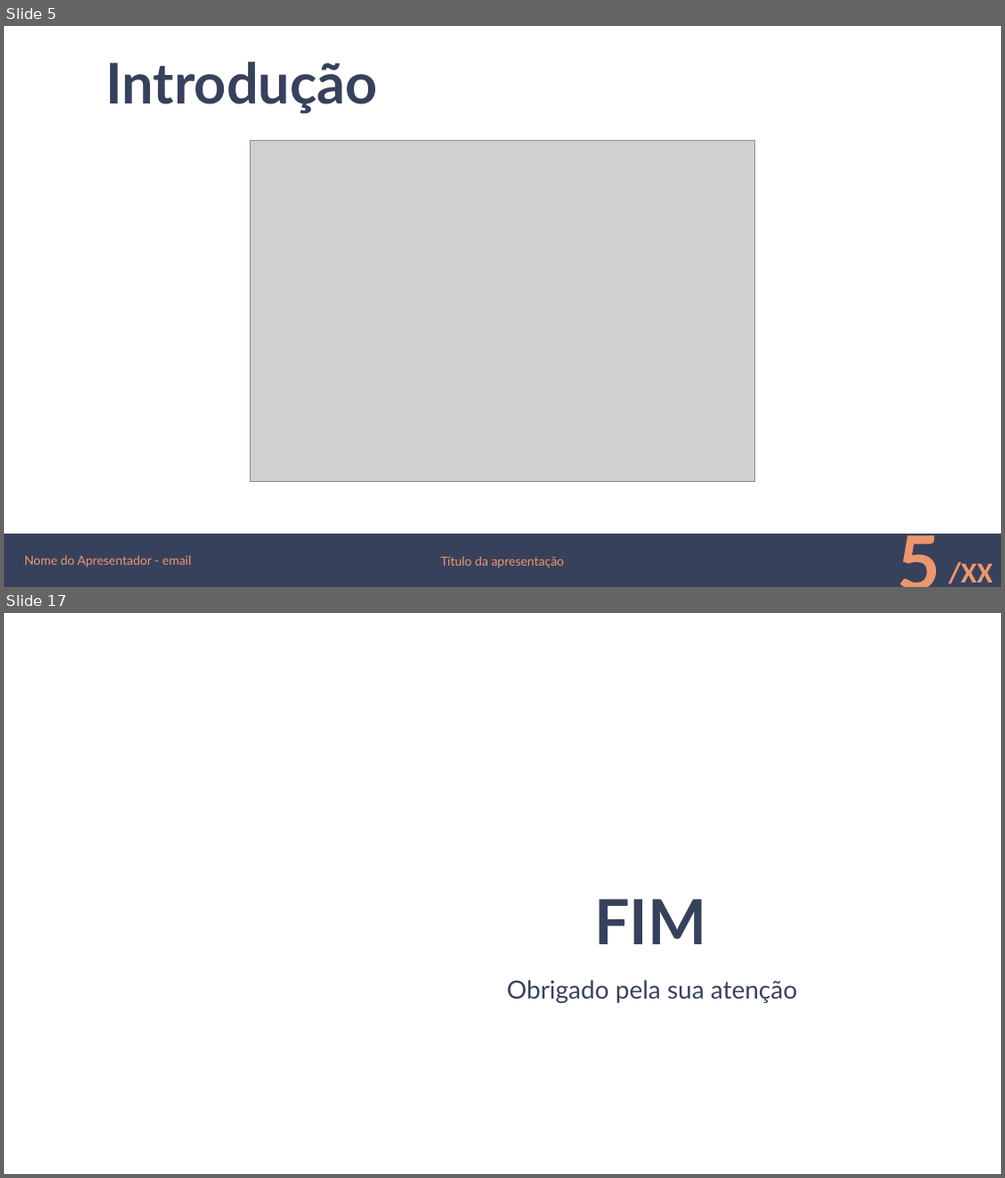
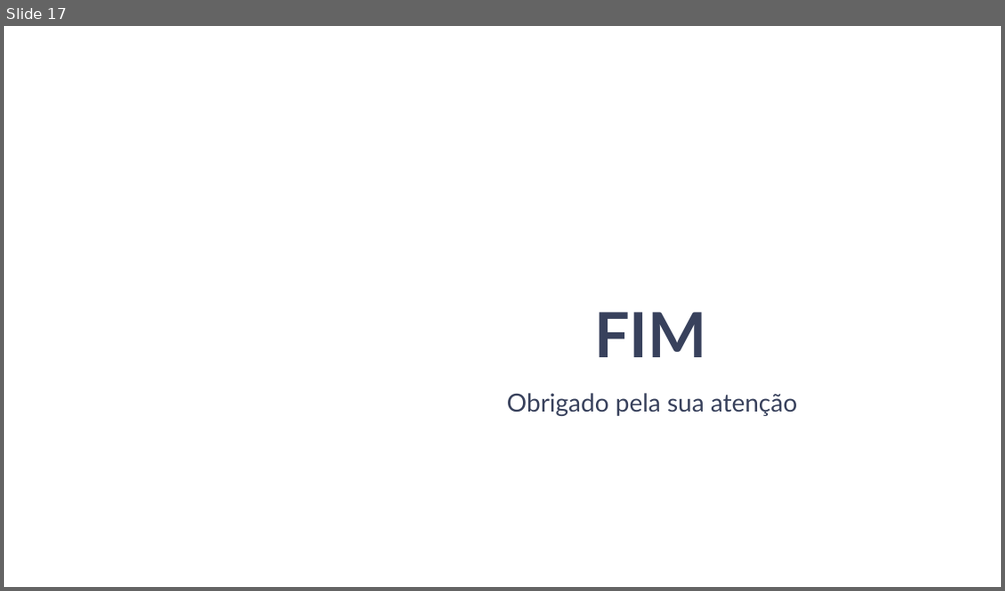
Before and after one commit to lincolncosta/alexnet-oxford-flowers, a slide deck: apresentacao-final.pptx. Shown one above the other, each under a label of ours: slides 5 and 17 before the commit, slide 17 after it; the slides between them are not shown. The pictures are 1005x1178 and 1005x591 pixels, drawn with LibreOffice and Linux fonts; fonts in the diff are those of the drawing; grey boxes stand for pictures; background and template pictures are left out. Boxes give left, top, right and bottom in pixels: in the first picture for what was removed or moved away, otherwise in the second. Text is boxed around its words. In the diff, an @@ line names an element or a change of style, - is before the commit and + after.

Commit message:
finalização da introdução da apresentação

```diff
--- a/apresentacao-final.pptx
+++ b/apresentacao-final.pptx
@@ slide 5 removed at [4, 26, 1001, 587], background #FFFFFF @@
@@ title removed at [106, 62, 378, 114] @@
-Introdução
@@ picture removed at [250, 141, 755, 482] @@
@@ rectangle removed at [4, 534, 1001, 587] @@
@@ text removed at [24, 555, 191, 567] @@
-Nome do Apresentador - email
@@ text removed at [441, 556, 565, 568] @@
-Título da apresentação
@@ page number removed at [723, 545, 947, 575] @@
-5
@@ rectangle removed at [940, 552, 1001, 587] @@
-/XX
```
Also in this commit, not shown: 14 slides changed, 2 slides added, 2 other slides removed.
